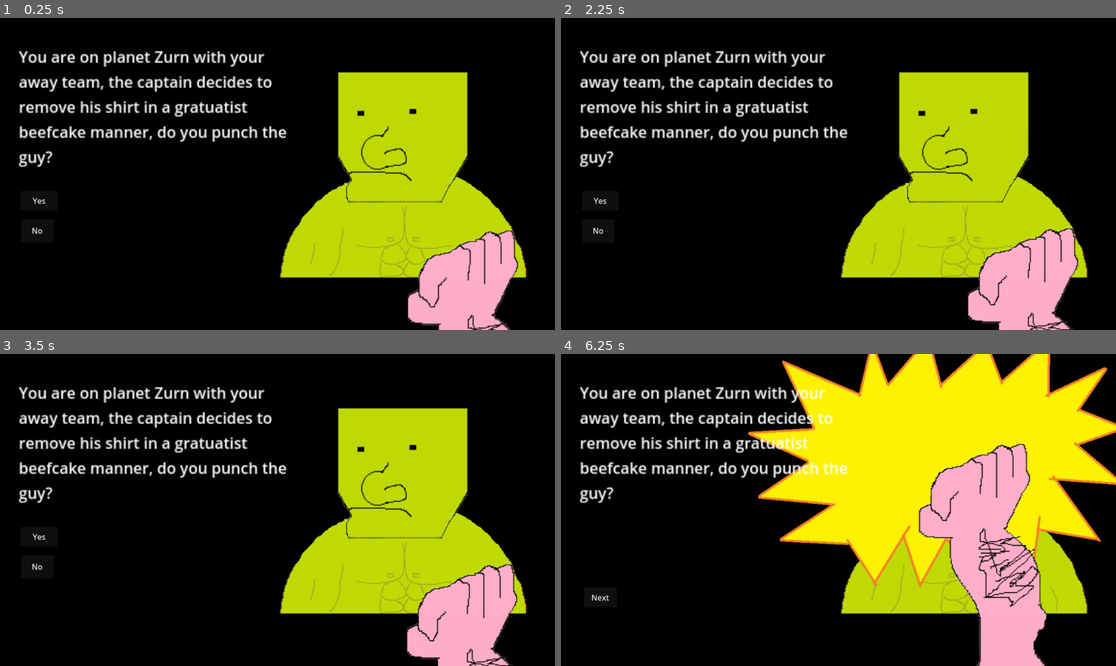
Above: before the commit, frames 1-4 (two rows, left to right).
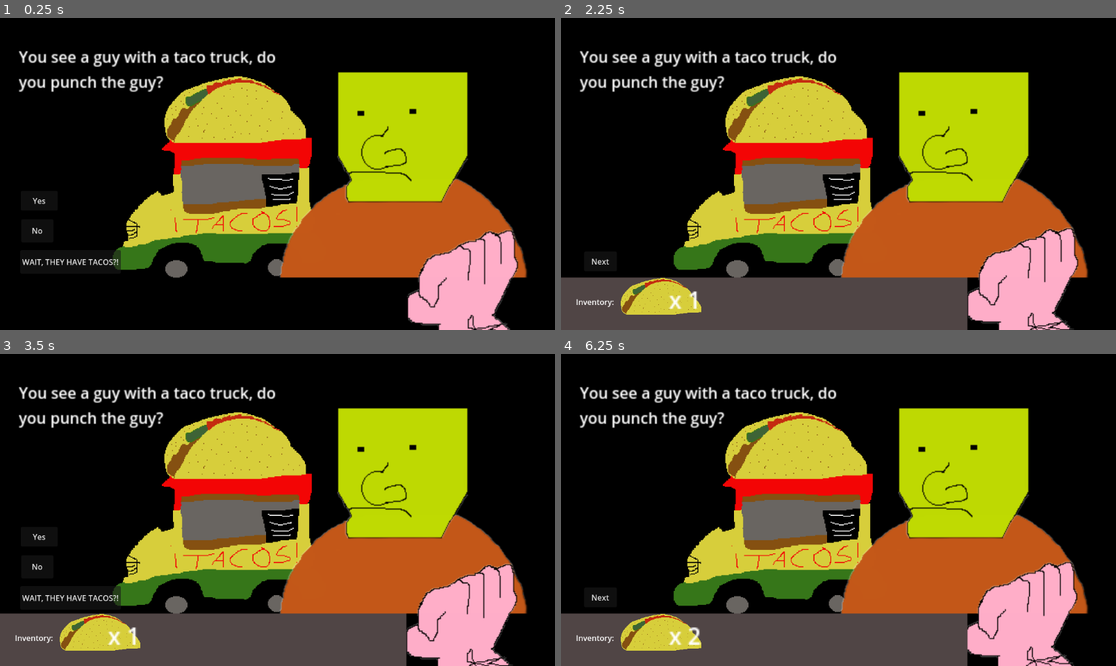
Above: after the commit, the same moments.

Repository: Do-You-Punch-The-Guy-Studios/do-you-punch-the-guy
Game: Godot game, scene res://scenes/the_guy_root_scene.tscn
Two runs of this game, one before a commit and one after it. Both use one fixed random seed, a clock stepped at 60 frames per second and the inputs below.
Inputs (mouse positions are in pixels of both pictures, inside the frame that each line leads up to):
- Up to frame 1 (0.25 s): no input
- Up to frame 2 (2.25 s): click "Yes" at 0.5 s; click "Next" at 1.25 s; click (633, 261) at 2 s, where only the run after the commit has a clickable "WAIT, THEY HAVE TACOS?!"
- Up to frame 3 (3.5 s): click (38, 597) at 2.75 s, where only the run after the commit has a clickable "Next"
- Up to frame 4 (6.25 s): click "Yes" at 3.5 s; click "Next" at 4.25 s; click (633, 597) at 5 s, where only the run after the commit has a clickable "WAIT, THEY HAVE TACOS?!"; click (599, 538) at 5.75 s, where only the run before the commit has a clickable "Yes"

The runs differ from the first frame. In frame 1, 26% of the frame differs, in the area x 3-95%, y 10-84%; in frame 2, 38%; in frame 3, 38%; in frame 4, 65%, in the area x 0-100%, y 0-100%.

Commit message:
taco truck level

Diff:
--- a/code/do-you-punch-the-guy-main.gd
+++ b/code/do-you-punch-the-guy-main.gd
@@ -42,6 +42,7 @@
 	"question19":preload("res://scenes/question19.tscn"),
 	"question20":preload("res://scenes/question20.tscn"),
 	"question21":preload("res://scenes/question21.tscn"),
+	"question22":preload("res://scenes/question22.tscn"),
 	};
 @onready var yesButton = $YesButton;
 @onready var noButton = $NoButton;
@@ -110,7 +111,7 @@
 	currentQuestionIndex = nextQuestionIndex
 	nextQuestionIndex = questionIndexes.back()
 	questionIndexes.pop_back()
-	currentQuestionIndex =21;
+	currentQuestionIndex =22;
 	currentQuestion = questionInfo[str(currentQuestionIndex)];
 	if(currentQuestionIndex > 1):
 		self.add_child(questionScenes["question" + str(currentQuestionIndex)].instantiate())
--- a/data/questions.json
+++ b/data/questions.json
@@ -281,7 +281,11 @@
 		"option3": "WAIT, THEY HAVE TACOS?!",
 		"yesTags":["ASSHOLE"],
 		"noTags":[],
-		"onOption3":{"inventory":"TACO"},
+		"option3Tags":[],
+		"onOption3":{"inventory":"TACO","setTimer": false, "animate": false,},
+		"onQuestion": false,
+		"onYes": false,
+		"onNo": false,
 		"isActive": true
 	},
 	"23": {
--- /dev/null
+++ b/scenes/question22.tscn
@@ -0,0 +1,10 @@
+[gd_scene load_steps=2 format=3 uid="uid://c8agfey2msdgc"]
+
+[ext_resource type="Texture2D" uid="uid://cxo2u2rgjq5qg" path="res://assets/question22/tacoTruck.png" id="1_r8tnb"]
+
+[node name="Question22" type="Node2D"]
+
+[node name="TacoTruck" type="Sprite2D" parent="."]
+position = Vector2(489, 394)
+scale = Vector2(0.58555555, 0.60555553)
+texture = ExtResource("1_r8tnb")
Binary file added: assets/question22/tacoTruck.png
Not shown, added: assets/question22/tacoTruck.png.import
